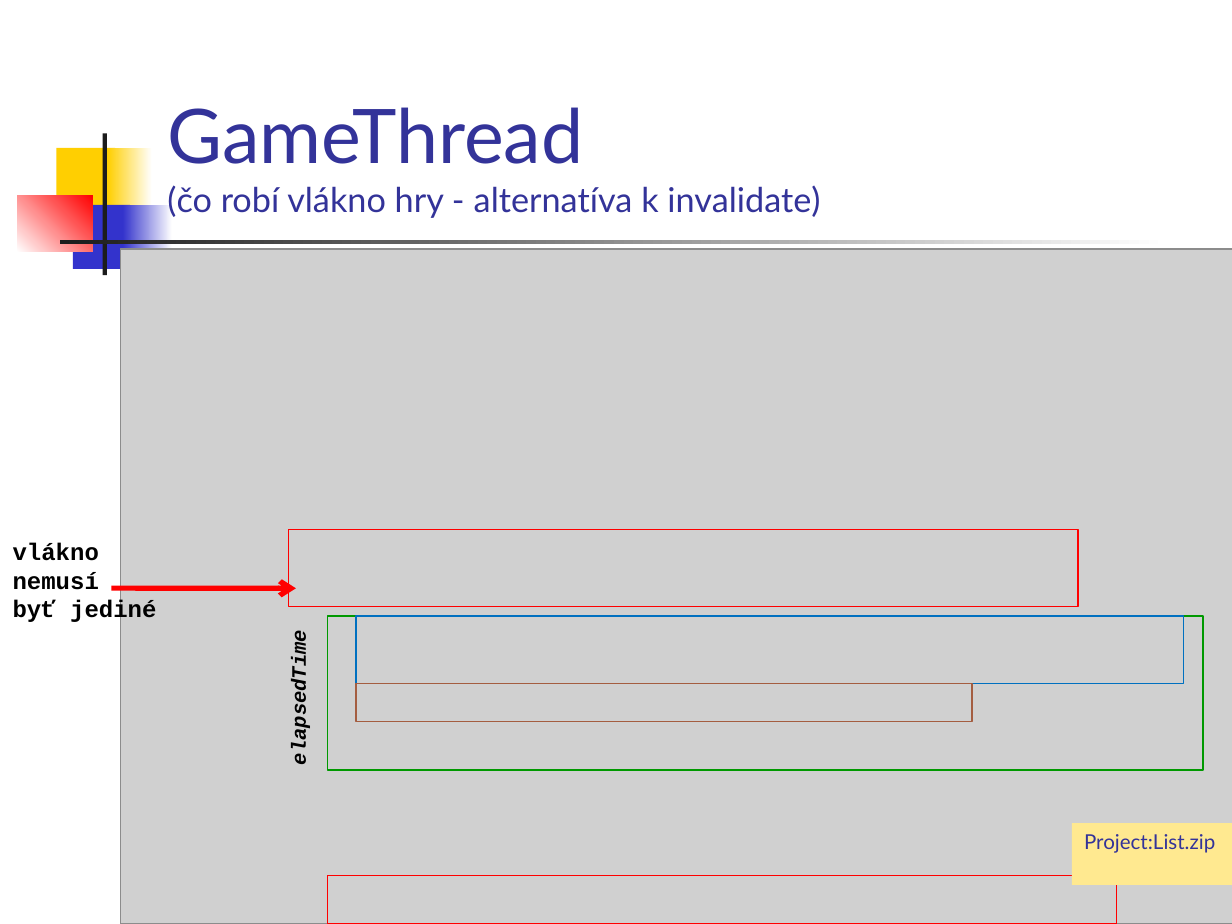
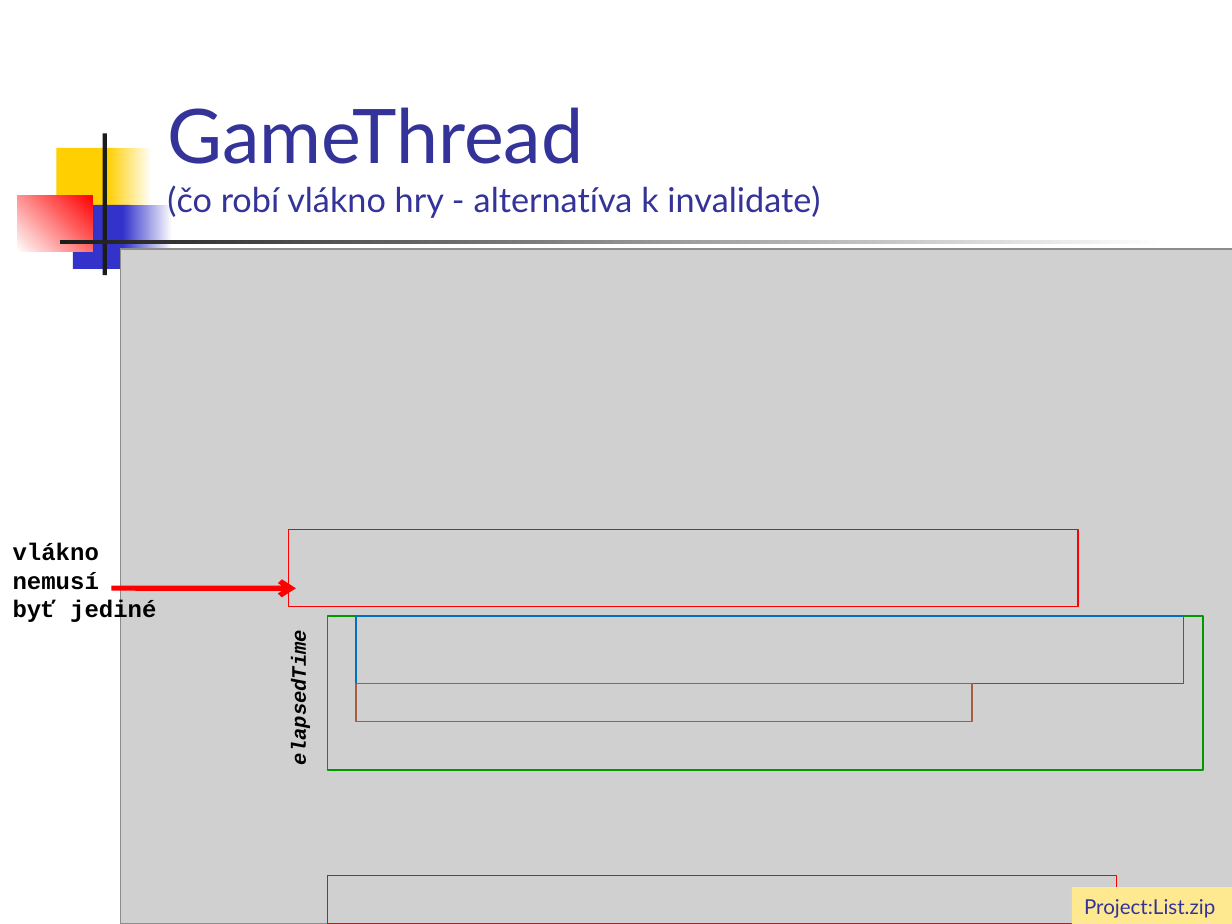
Before and after one commit to vmandro/Prednasky, a slide deck: slide 9 of 05/05_Android.ppt. Drawn at 1232x924 pixels with LibreOffice and Linux fonts; fonts in the diff are those of the drawing; grey boxes stand for pictures. Boxes give left, top, right and bottom in pixels: in the first picture for what was removed or moved away, otherwise in the second. Text is boxed around its words. In the diff, an @@ line names an element or a change of style, - is before the commit and + after.

```diff
--- a/05/05_Android.ppt
+++ b/05/05_Android.ppt
@@ rectangle "Project:List.zip": place and size @@
-rectangle "Project:List.zip" at (1072,823,1232,885)
+rectangle "Project:List.zip" at (1072,887,1232,924)
```
Also in this commit, not shown: 5 other slides changed, 1 other file.
